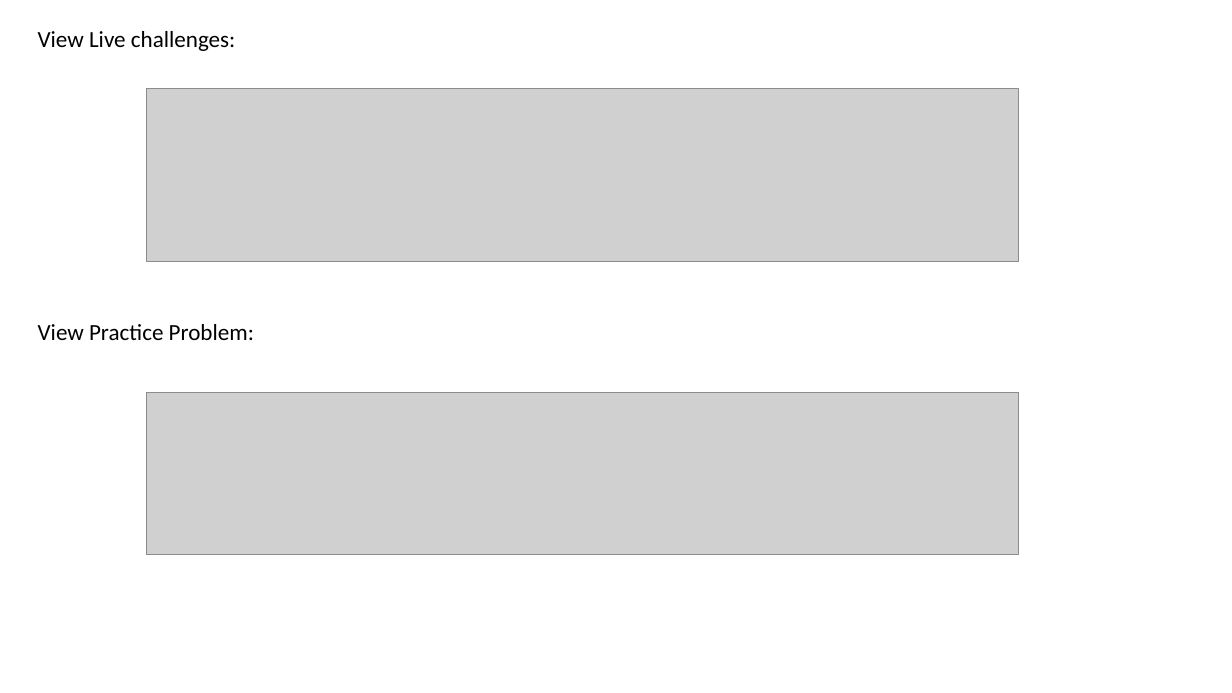
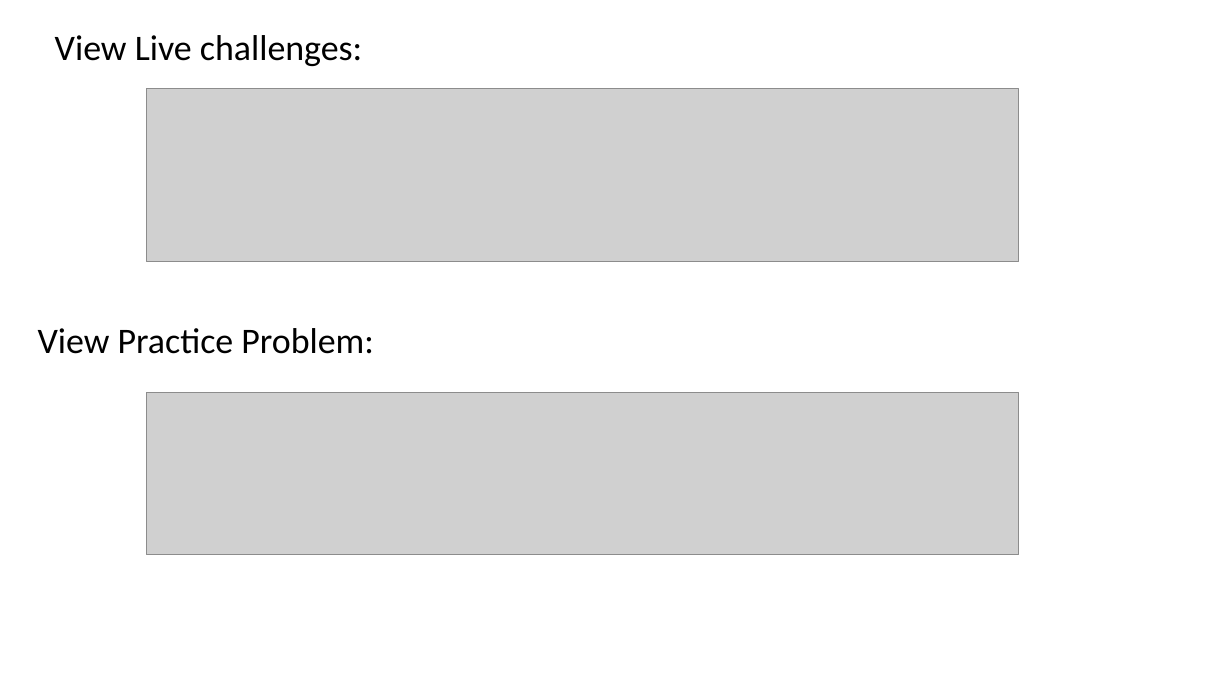
Before and after one commit to JeetRabari/Codos, a slide deck: slide 17 of DFD/dfd.pptx (slide 16 before the commit). Drawn at 1232x693 pixels with LibreOffice and Linux fonts; fonts in the diff are those of the drawing; grey boxes stand for pictures. Boxes give left, top, right and bottom in pixels: in the first picture for what was removed or moved away, otherwise in the second. Text is boxed around its words. In the diff, an @@ line names an element or a change of style, - is before the commit and + after.

```diff
--- a/DFD/dfd.pptx
+++ b/DFD/dfd.pptx
@@ text "View Live challenges:": place and size @@
-text "View Live challenges:" at bbox=[38, 31, 235, 51]
+text "View Live challenges:" at bbox=[55, 35, 362, 66]
@@ text "View Live challenges:" at bbox=[55, 35, 362, 66]: size 18 to 28 pt @@
@@ text "View Practice Problem:" at bbox=[38, 328, 374, 354]: size 18 to 28 pt @@
```
Also in this commit, not shown: 1 other slide changed, 1 slide added, 19 other files.
